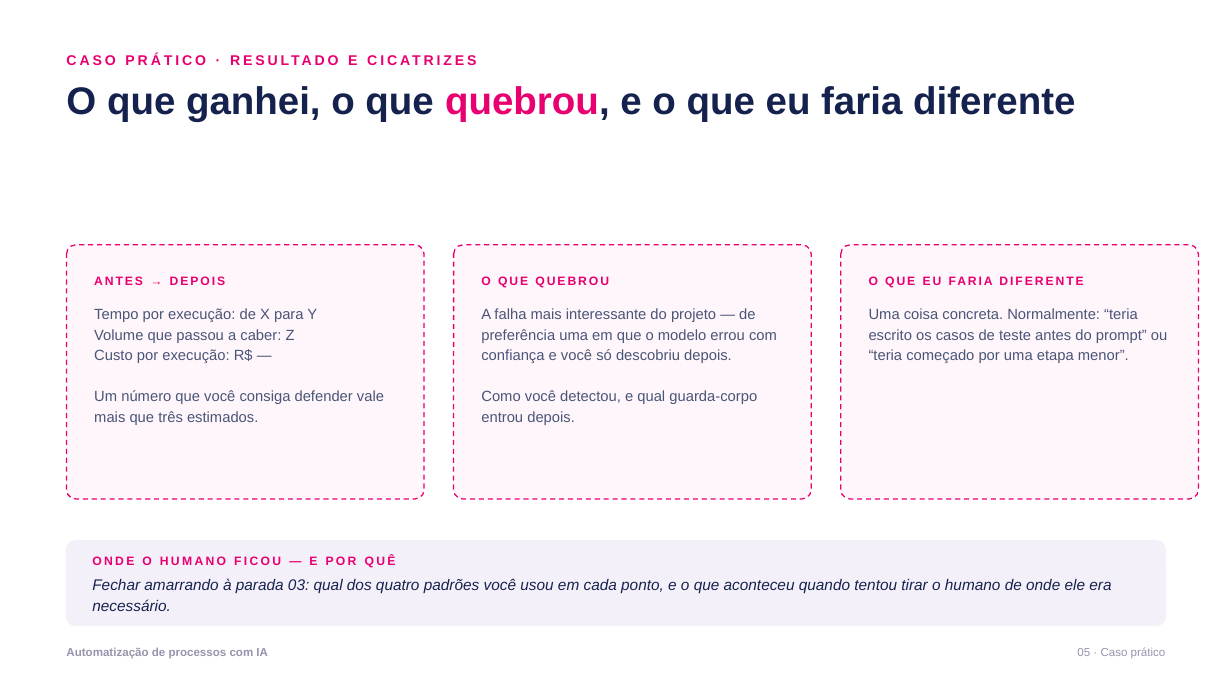
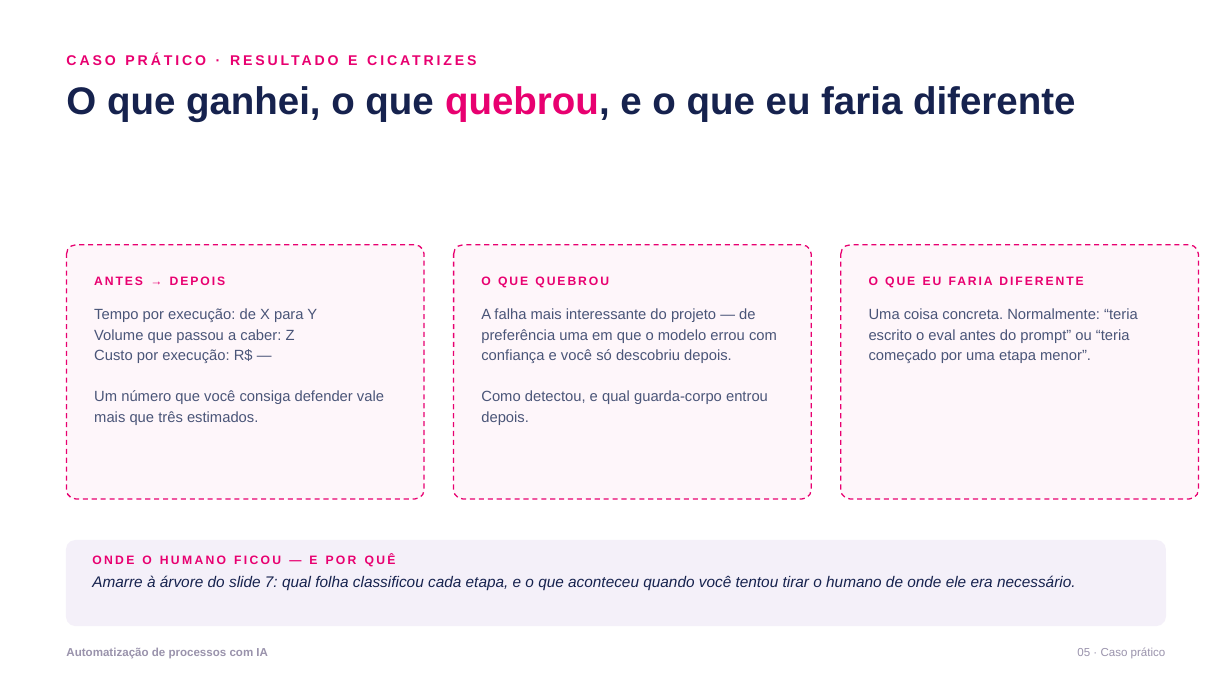
Before and after one commit to gabrcs/casamentos-app, a slide deck: slide 15 of talks/serasa-ia-automacao/deck.pptx (slide 19 before the commit). Drawn at 1232x693 pixels with LibreOffice and Linux fonts; fonts in the diff are those of the drawing. Boxes give left, top, right and bottom in pixels: in the first picture for what was removed or moved away, otherwise in the second. Text is boxed around its words. In the diff, an @@ line names an element or a change of style, - is before the commit and + after.

```diff
--- a/talks/serasa-ia-automacao/deck.pptx
+++ b/talks/serasa-ia-automacao/deck.pptx
@@ text at [869, 308, 1138, 363]: text changed @@
-Uma coisa concreta. Normalmente: “teria escrito os casos de teste antes do prompt” ou “teria começado por uma etapa menor”.
+Uma coisa concreta. Normalmente: “teria escrito o eval antes do prompt” ou “teria começado por uma etapa menor”.
@@ text at [481, 390, 768, 425]: text changed @@
-Como você detectou, e qual guarda-corpo entrou depois.
+Como detectou, e qual guarda-corpo entrou depois.
@@ text at [92, 575, 1076, 591]: text changed @@
-Fechar amarrando à parada 03: qual dos quatro padrões você usou em cada ponto, e o que aconteceu quando tentou tirar o humano de onde ele era necessário.
+Amarre à árvore do slide 7: qual folha classificou cada etapa, e o que aconteceu quando você tentou tirar o humano de onde ele era necessário.
@@ text "Amarre à árvore do slide ..." at [92, 575, 1076, 591]: vertical alignment middle to top @@
```
Also in this commit, not shown: 5 other slides changed, 9 slides added, 13 slides removed, 4 other files.
